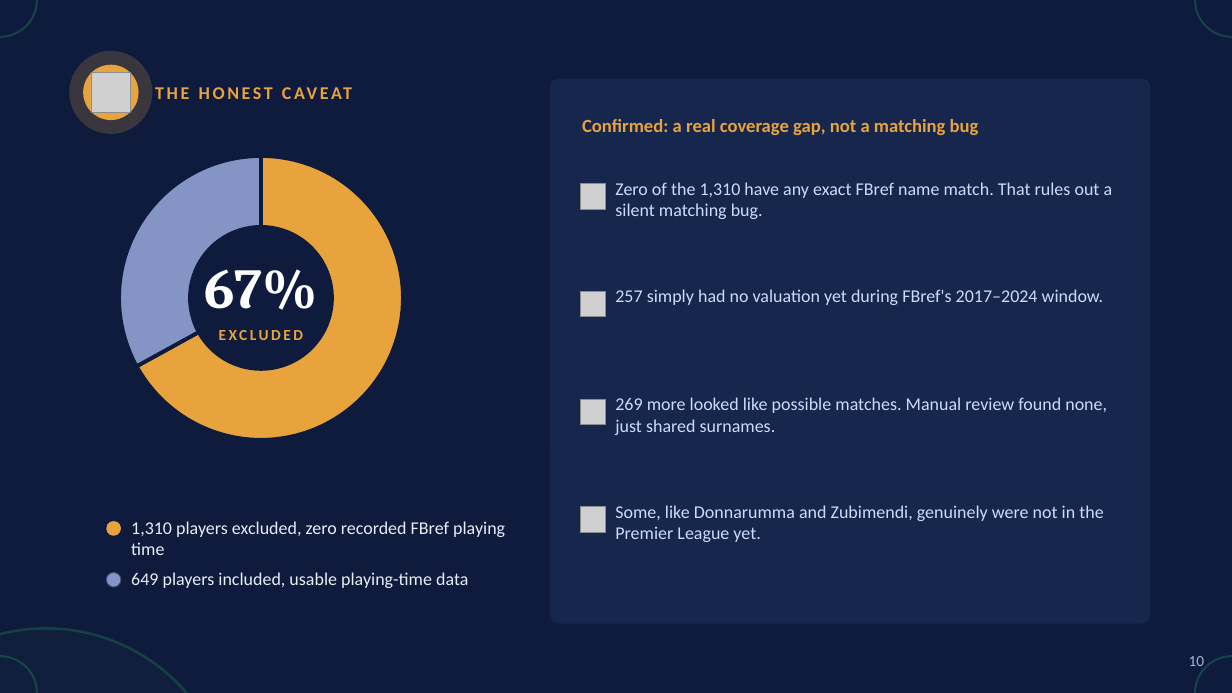
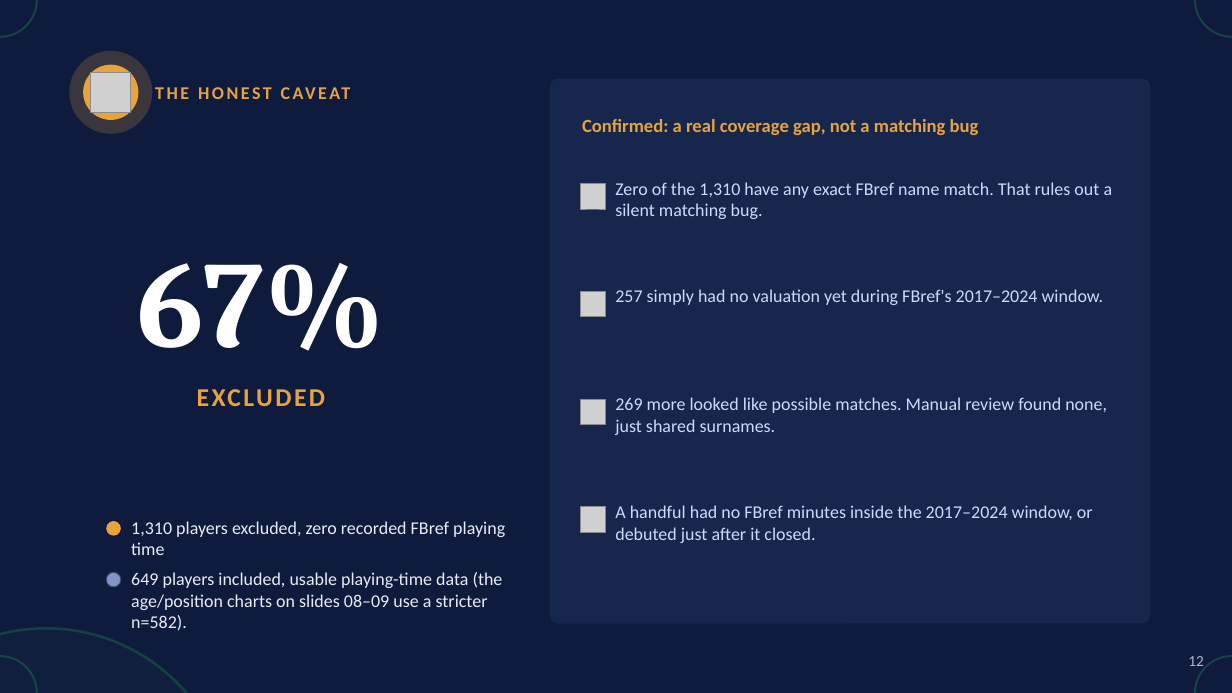
Before and after one commit to Simba90m/capstone_project_worth_the_investment_PL, a slide deck: slide 12 of Worth_the_Investment_Capstone_Skeleton_Final.pptx (slide 10 before the commit). Drawn at 1232x693 pixels with LibreOffice and Linux fonts; fonts in the diff are those of the drawing; grey boxes stand for pictures. Boxes give left, top, right and bottom in pixels: in the first picture for what was removed or moved away, otherwise in the second. Text is boxed around its words. In the diff, an @@ line names an element or a change of style, - is before the commit and + after.

```diff
--- a/Worth_the_Investment_Capstone_Skeleton_Final.pptx
+++ b/Worth_the_Investment_Capstone_Skeleton_Final.pptx
@@ text "THE HONEST CAVEAT" at [671, 182, 695, 195]: letter spacing 2 to 1.9 pt @@
@@ doughnut chart removed at [106, 143, 416, 453] @@
-categories: 1, 2
-Series 1: 67, 33
@@ text "67%": place and size @@
-text "67%" at [204, 269, 317, 310]
+text "67%" at [137, 263, 384, 351]
@@ text "67%" at [137, 263, 384, 351]: size 44 to 96 pt @@
@@ text "EXCLUDED": place and size @@
-text "EXCLUDED" at [219, 330, 304, 340]
+text "EXCLUDED" at [197, 389, 326, 406]
@@ text "EXCLUDED" at [197, 389, 326, 406]: size 12 to 20 pt, letter spacing 2 to 1.9 pt @@
@@ text at [615, 505, 1093, 543]: text changed @@
-Some, like Donnarumma and Zubimendi, genuinely were not in the Premier League yet.
+A handful had no FBref minutes inside the 2017–2024 window, or debuted just after it closed.
@@ text at [131, 572, 503, 610]: text changed @@
-649 players included, usable playing-time data
+649 players included, usable playing-time data (the age/position charts on slides 08–09 use a stricter n=582).
@@ text at [1188, 656, 1204, 671]: text changed @@
-10
+12
```
Also in this commit, not shown: 14 other slides changed, 2 slides added.
